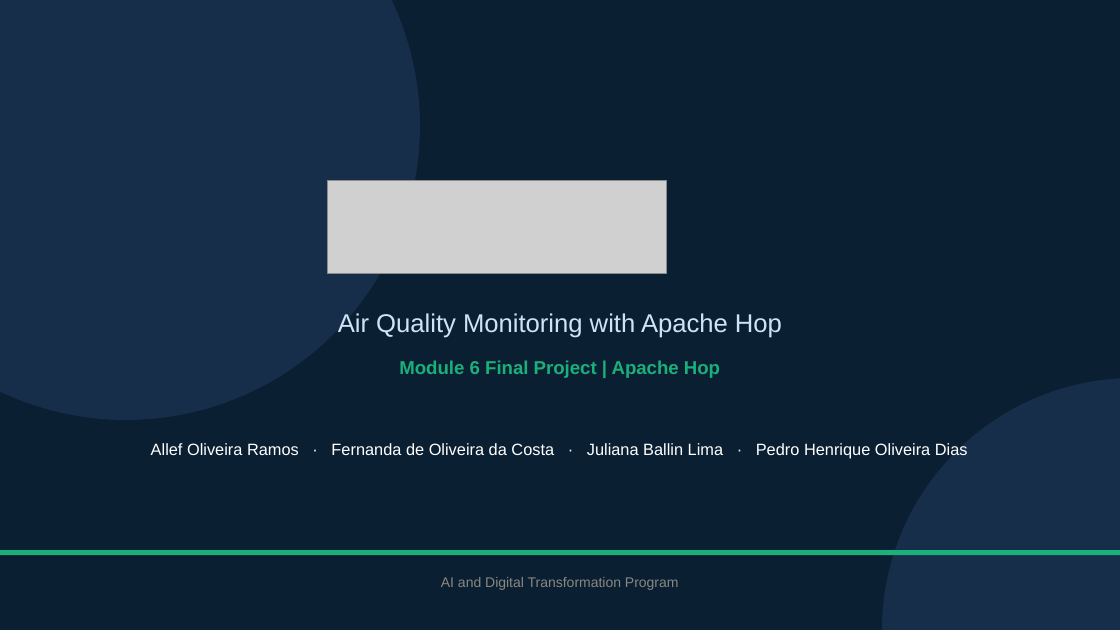
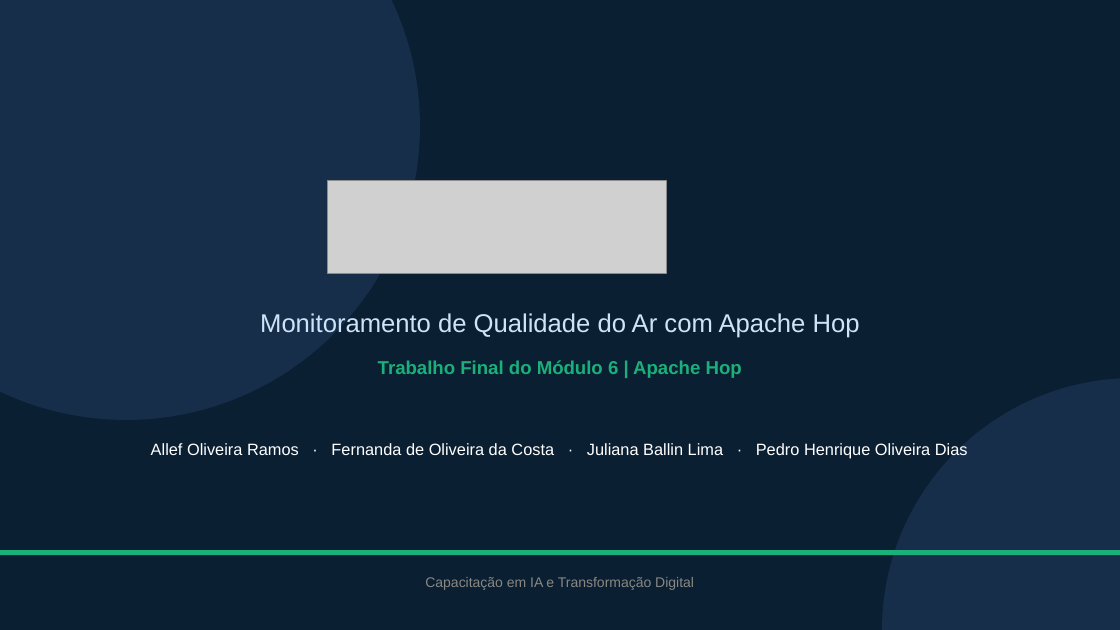
Before and after one commit to JulianaBallin/AeroTrack, a slide deck: slide 1 of docs/evidencias/AeroTrack-Apresentacao-Modulo6.pptx. Drawn at 1120x630 pixels with LibreOffice and Linux fonts; fonts in the diff are those of the drawing; grey boxes stand for pictures. Boxes give left, top, right and bottom in pixels: in the first picture for what was removed or moved away, otherwise in the second. Text is boxed around its words. In the diff, an @@ line names an element or a change of style, - is before the commit and + after.

```diff
--- a/docs/evidencias/AeroTrack-Apresentacao-Modulo6.pptx
+++ b/docs/evidencias/AeroTrack-Apresentacao-Modulo6.pptx
@@ text at (260,313,860,338): text changed @@
-Air Quality Monitoring with Apache Hop
+Monitoramento de Qualidade do Ar com Apache Hop
@@ text at (378,360,742,378): text changed @@
-Module 6 Final Project | Apache Hop
+Trabalho Final do Módulo 6 | Apache Hop
@@ text at (425,577,694,590): text changed @@
-AI and Digital Transformation Program
+Capacitação em IA e Transformação Digital
```
Also in this commit, not shown: 13 other slides changed, 2 slides added, 2 slides removed, 4 other files.
